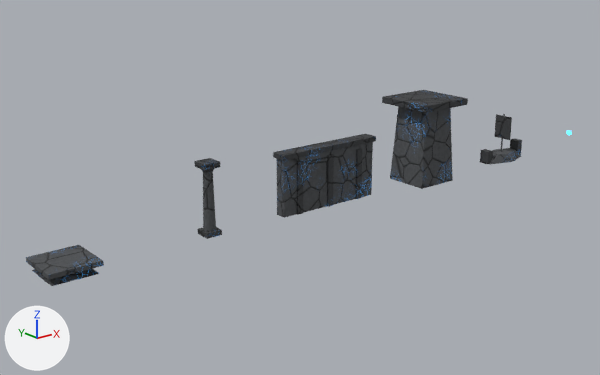
One commit to the Blender file Assets/Integrante4/Art/BlenderSource~/grecia_kit.blend: the scene before it, then after it.
Before and after are seen from a 50 mm camera at (-21.0, -52.6, 23.1) aimed at (23.6, 3.2, 0.9). The axes (+X, +Y, +Z) are drawn at lower left. The lights are the same throughout. The older version comes first.

Names of what the first picture shows: 'grecia_column', 'grecia_platform', 'grecia_ship', 'grecia_tower', 'grecia_wall'.
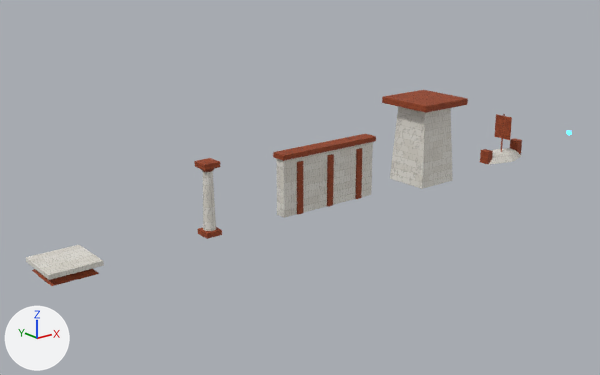
Edits to the scene script, one JSON object a line:
```json
{"block": "mat_grecia_stone", "change": "nodes: BsdfPrincipled, Bump, MapRange x3, Math x3, Mix, OutputMaterial, TexCoord, TexNoise x2, TexVoronoi x2, ValToRGB"}
{"block": "mat_grecia_stone", "change": "colours: blue #3aa7ff, dark grey #36383a, dark grey #5c5f62, black #222325"}
{"block": "mat_grecia_stone", "change": "nodes: BsdfPrincipled, Bump, CombineXYZ x3, MapRange, Math x12, Mix x6, OutputMaterial, SeparateXYZ x2, TexBrick x3, TexCoord, TexNoise, TexWave, ValToRGB"}
{"block": "mat_grecia_stone", "change": "colours: light grey #e3dfd6, white #efeee8, light grey #c5bfb3, grey #9d9890"}
{"block": "mat_grecia_trim", "change": "nodes: BsdfPrincipled, Bump, MapRange x3, Math x3, Mix, OutputMaterial, TexCoord, TexNoise x2, TexVoronoi x2, ValToRGB"}
{"block": "mat_grecia_trim", "change": "colours: blue #3aa7ff, black #292b2c, dark grey #484a4d, black #191a1b"}
{"block": "mat_grecia_trim", "change": "nodes: BsdfPrincipled, Bump, CombineXYZ x3, Math x12, Mix x5, OutputMaterial, SeparateXYZ x2, TexBrick x3, TexCoord, TexNoise, ValToRGB"}
{"block": "mat_grecia_trim", "change": "colours: brown #a24a22, orange #b75c30, brown #7b3718"}
```

Boxes [x1, y1, x2, y2] around the edits, measured in the pictures (600 x 375 px):
```json
{"object": "grecia_wall", "change": "surface changed", "before": [273, 134, 376, 218], "after": [273, 134, 376, 218], "on screen": "lighter"}
{"object": "grecia_tower", "change": "surface changed", "before": [382, 90, 468, 189], "after": [382, 90, 468, 189], "on screen": "lighter"}
{"object": "grecia_platform", "change": "surface changed", "before": [26, 245, 104, 286], "after": [26, 245, 104, 286], "on screen": "grey to white"}
{"object": "grecia_column", "change": "surface changed", "before": [194, 158, 222, 239], "after": [194, 158, 222, 239], "on screen": "lighter"}
{"object": "grecia_ship", "change": "surface changed", "before": [479, 114, 522, 165], "after": [479, 114, 522, 165], "on screen": "lighter"}
```
